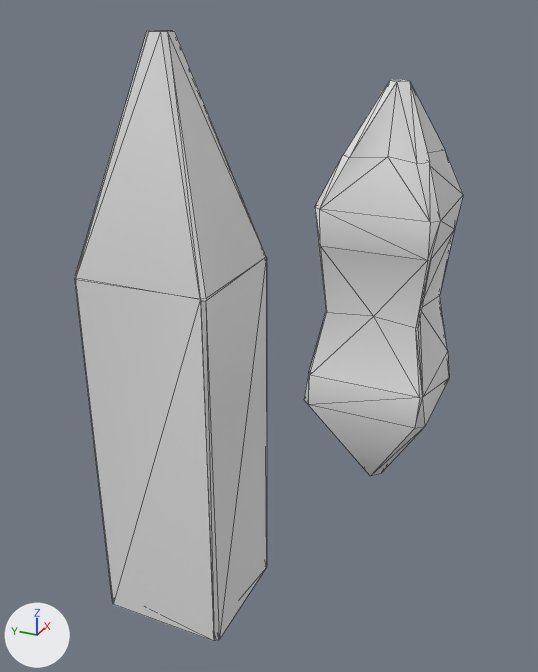
A saved change to the FBX model FBX/무기/UV/Crayon (Tower UV).fbx.
Rendered twice from a 50 mm camera at (-0.0397, -0.0247, 0.0161) aimed at (0.001, -0.0064, -0.0042). Every picture has the same lights, and +X, +Y and +Z are marked at lower left. Mesh edges are drawn as thin lines. Where no turn or scale is listed for an object, it has been applied to the vertices.

Names of what the first picture shows: 'Hedra001', 'Pyramid001'.
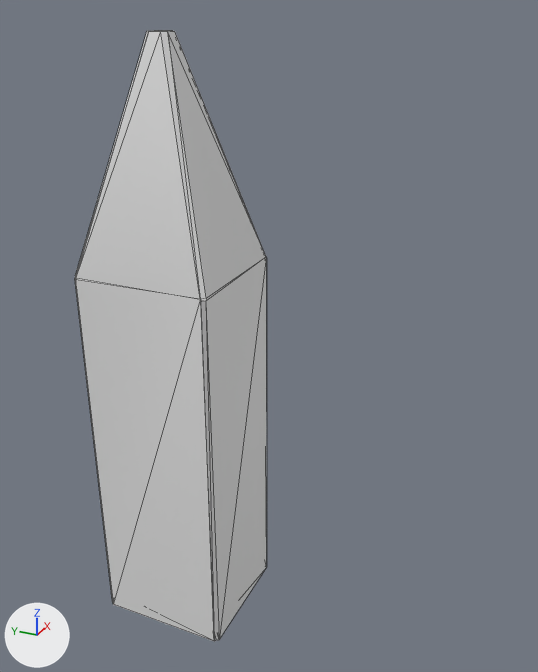
Boxes (x1, y1, x2, y2) around the edits, measured in the pictures (538 x 672 px):
```json
{"object": "Hedra001", "change": "deleted", "before": [304, 80, 463, 476]}
```

Scene script edits in JSON lines:
```json
{"op": "remove", "block": "ob_hedra001", "code": ["ob_hedra001 = bpy.data.objects.new('Hedra001', me_mesh_001)", "ob_hedra001.location = (0.0, -0.01419, 0.0)"]}
```
